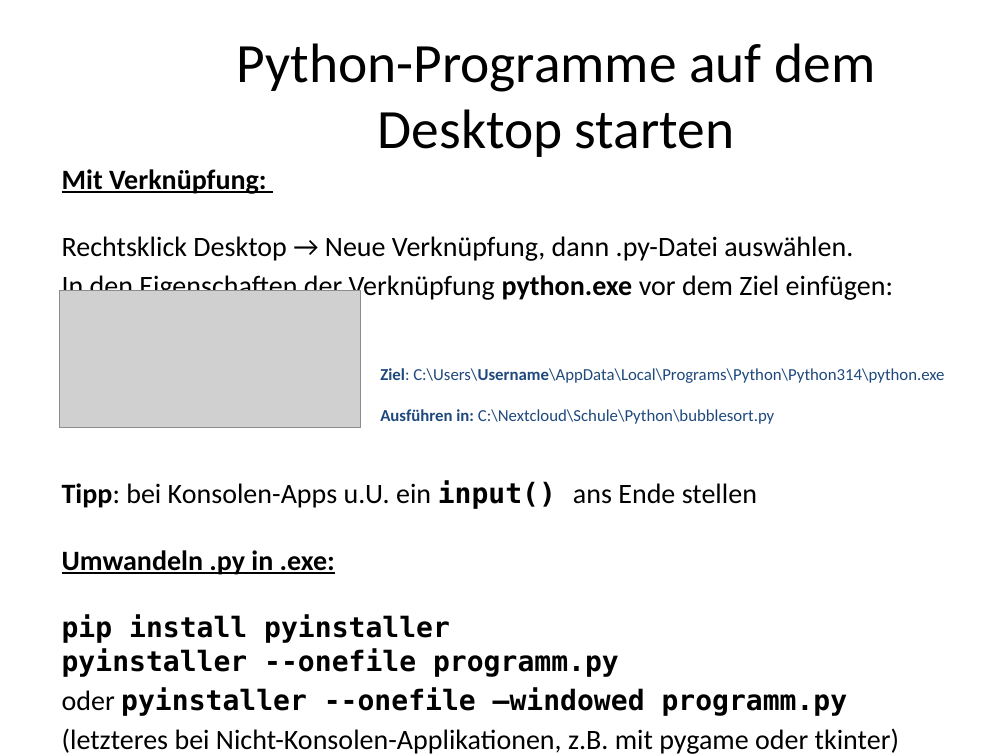
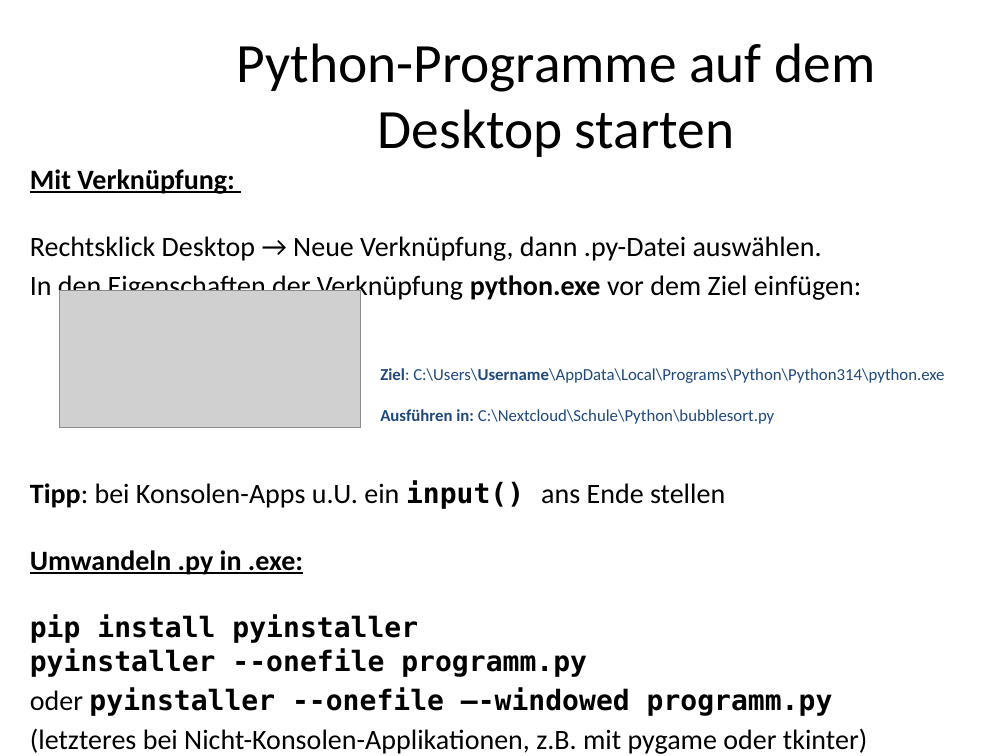
Before and after one commit to MickyRoth/Presentations, a slide deck: slide 121 of Python3 Fachinformatiker.pptx (slide 118 before the commit). Drawn at 1008x756 pixels with LibreOffice and Linux fonts; fonts in the diff are those of the drawing; grey boxes stand for pictures; background and template pictures are left out. Boxes give left, top, right and bottom in pixels: in the first picture for what was removed or moved away, otherwise in the second. Text is boxed around its words. In the diff, an @@ line names an element or a change of style, - is before the commit and + after.

```diff
--- a/Python3 Fachinformatiker.pptx
+++ b/Python3 Fachinformatiker.pptx
@@ text "Mit Verknüpfung: Rechtsklick Desktop → ...": place and size @@
-text "Mit Verknüpfung: Rechtsklick Desktop → ..." at (62,169,899,754)
+text "Mit Verknüpfung: Rechtsklick Desktop → ..." at (30,169,867,754)
@@ text at (30,687,833,716): text changed @@
-oder pyinstaller --onefile –windowed programm.py
+oder pyinstaller --onefile –-windowed programm.py
```
Also in this commit, not shown: 11 other slides changed, 3 slides added, 3 other files.
